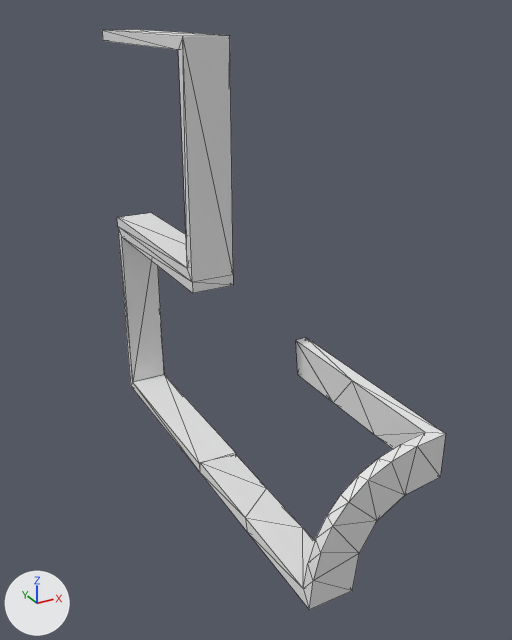
An edit to the OBJ model data/bmc/SET_4W2C/t_469.obj, drawn before and after from the same camera.
The view is the same before and after, from a 50 mm lens placed at (-0.38, -1.344, 0.549), pointed at (0.316, -0.078, -0.084). Lighting does not change. The marker at lower left points along +X, +Y and +Z. Mesh edges are drawn as thin lines. Where no turn or scale is listed for an object, it has been applied to the vertices.

In view in the first picture: 't_469'.
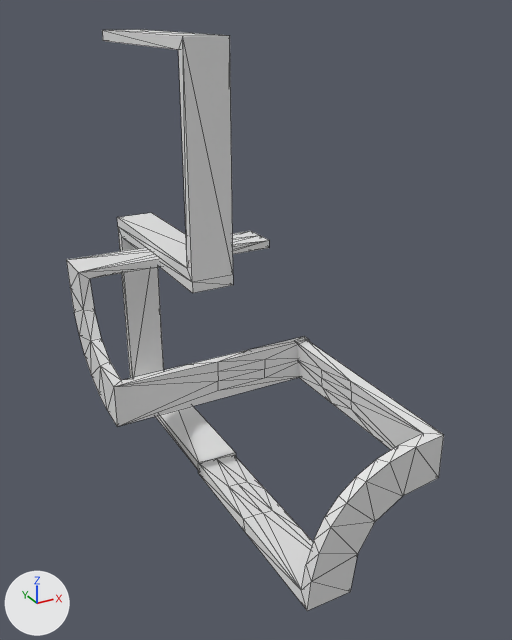
The change, as a list of edits to the scene's bpy script:
```text
Change me_t_469:
    used by ob_t_469; location = (0.0, 0.0, 0.0)
    remove me_t_469.from_pydata(...)  # 76 vertices, 140 faces; spans x 0.2..0.5, y -0.5..0.5, z -0.5..0.5
    add me_t_469.from_pydata(...)  # 176 vertices, 336 faces; spans x 0.0..0.5, y -0.5..0.5, z -0.501..0.5
    me_t_469 part 1: a new loose piece of 72 vertices spanning x 0.0..0.5, y -0.014..0.286, z -0.3..0.0
    me_t_469 part 2: a new loose piece of 72 vertices spanning x 0.196..0.496, y -0.5..0.0, z -0.501..-0.201
    me_t_469 part 3
    44 vertices are removed from x 0.2..0.5, y -0.5..0.0, z -0.5..-0.2
    92 faces are deleted
    8 new faces join them
```

Location of each change, (x1, y1, x2, y2) in pixels of the pictures (512 x 640 px):
't_469', reshaped (10% wider): before (102, 30, 446, 610); after (67, 30, 444, 611)
part 1 of me_t_469, added: after (67, 231, 309, 427)
part 2 of me_t_469, added: after (198, 340, 444, 611)
part 3 of me_t_469, cut back: before (131, 337, 446, 610); after (155, 415, 236, 470)
